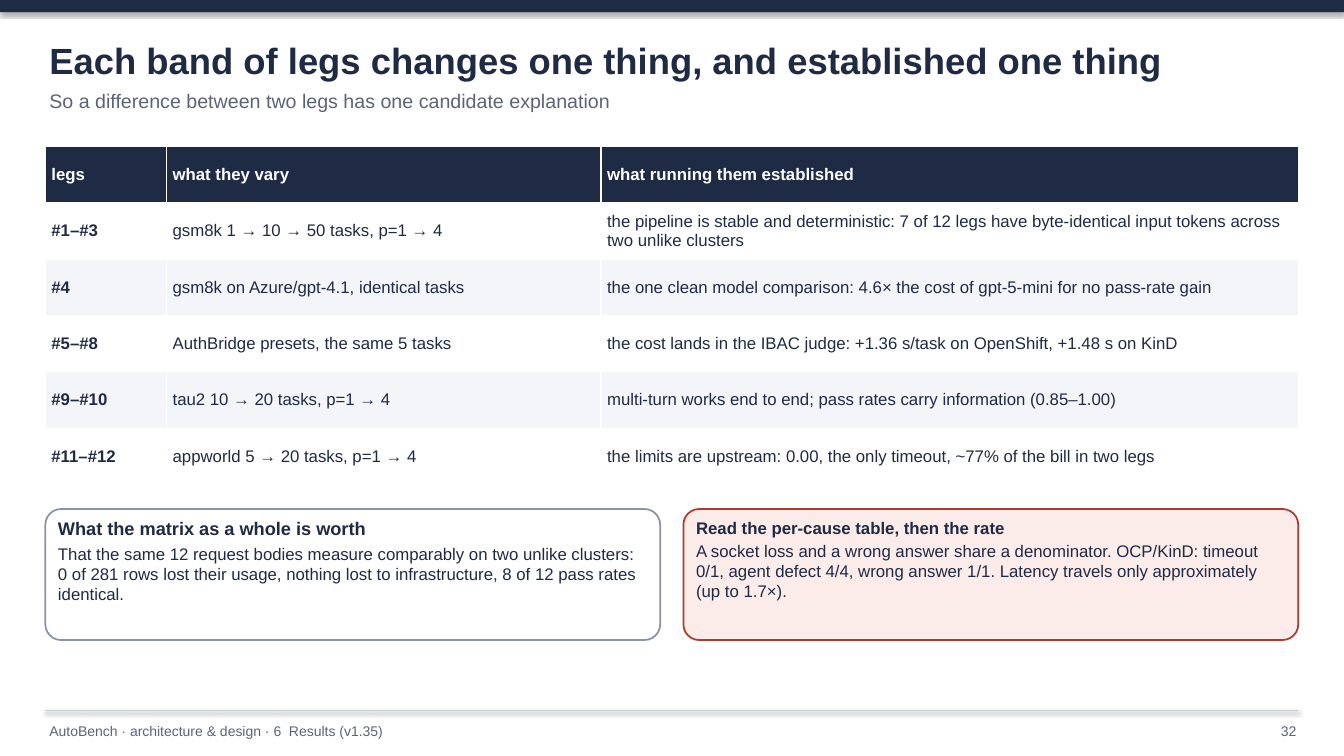
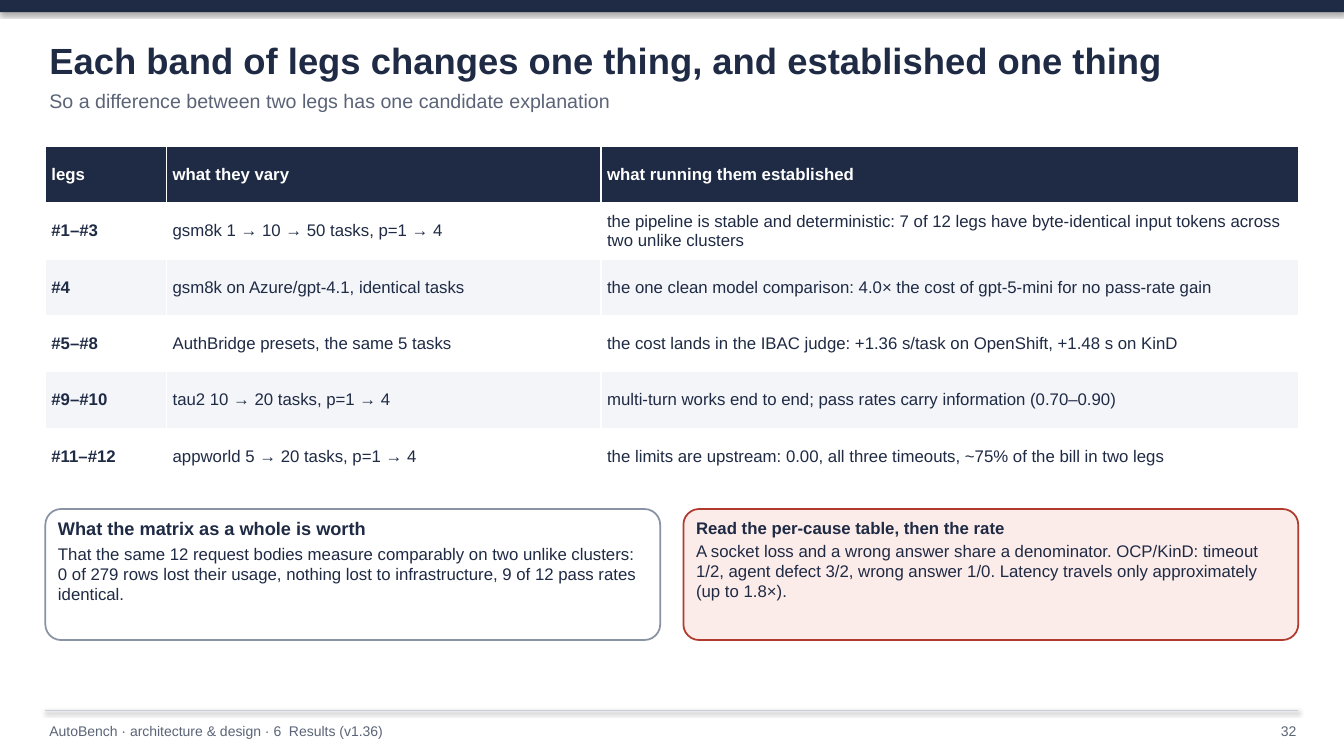
Before and after one commit to rossoctl/autobench, a slide deck: slide 32 of docs/AutoBench.pptx. Drawn at 1344x756 pixels with LibreOffice and Linux fonts; fonts in the diff are those of the drawing. Boxes give left, top, right and bottom in pixels: in the first picture for what was removed or moved away, otherwise in the second. Text is boxed around its words. In the diff, an @@ line names an element or a change of style, - is before the commit and + after.

```diff
--- a/docs/AutoBench.pptx
+++ b/docs/AutoBench.pptx
@@ table at box(45, 146, 1299, 485) @@
-row 3, column 3: the one clean model comparison: 4.6× the cost of gpt-5-mini for no pass-rate gain
+row 3, column 3: the one clean model comparison: 4.0× the cost of gpt-5-mini for no pass-rate gain
-row 5, column 3: multi-turn works end to end; pass rates carry information (0.85–1.00)
+row 5, column 3: multi-turn works end to end; pass rates carry information (0.70–0.90)
-row 6, column 3: the limits are upstream: 0.00, the only timeout, ~77% of the bill in two legs
+row 6, column 3: the limits are upstream: 0.00, all three timeouts, ~75% of the bill in two legs
@@ text in rounded rectangle at box(58, 548, 635, 600): text changed @@
-That the same 12 request bodies measure comparably on two unlike clusters: 0 of 281 rows lost their usage, nothing lost to infrastructure, 8 of 12 pass rates identical.
+That the same 12 request bodies measure comparably on two unlike clusters: 0 of 279 rows lost their usage, nothing lost to infrastructure, 9 of 12 pass rates identical.
@@ text in rounded rectangle at box(696, 545, 1258, 601): text changed @@
-A socket loss and a wrong answer share a denominator. OCP/KinD: timeout 0/1, agent defect 4/4, wrong answer 1/1. Latency travels only approximately (up to 1.7×).
+A socket loss and a wrong answer share a denominator. OCP/KinD: timeout 1/2, agent defect 3/2, wrong answer 1/0. Latency travels only approximately (up to 1.8×).
@@ text at box(49, 726, 382, 739): text changed @@
-AutoBench · architecture & design · 6 Results (v1.35)
+AutoBench · architecture & design · 6 Results (v1.36)
```
Also in this commit, not shown: 23 other slides changed, 37 other files.
